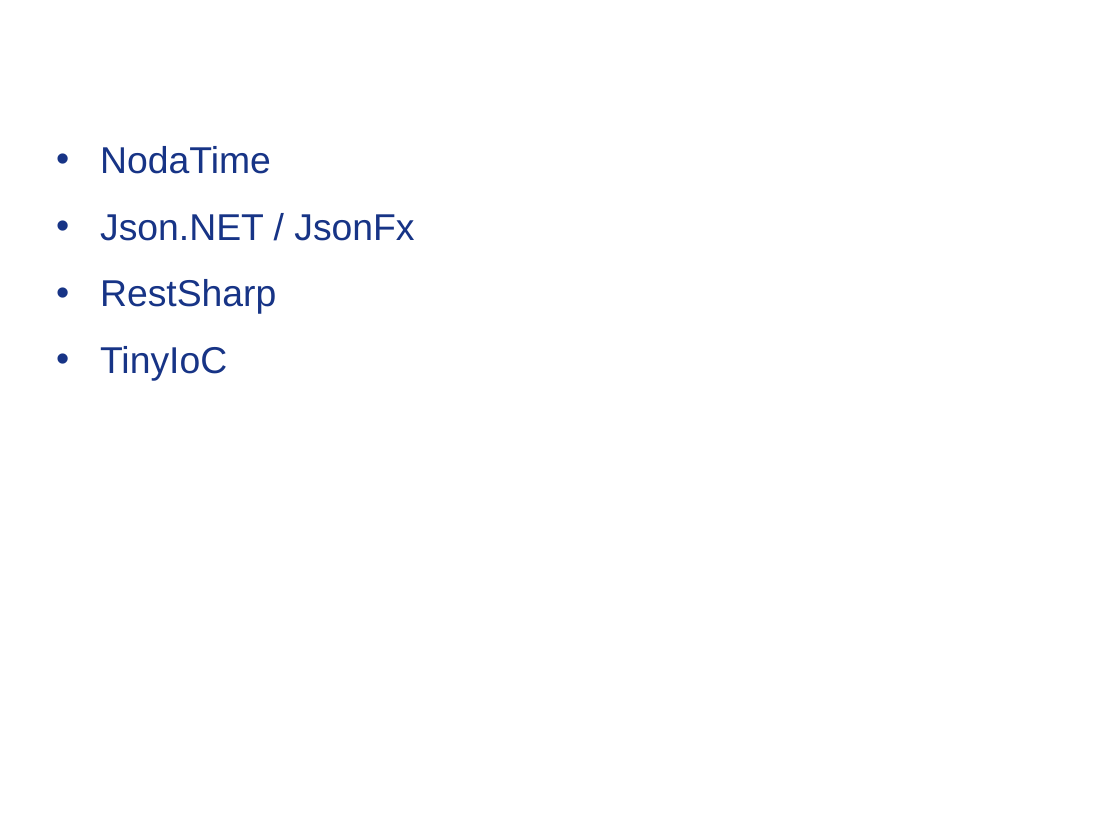
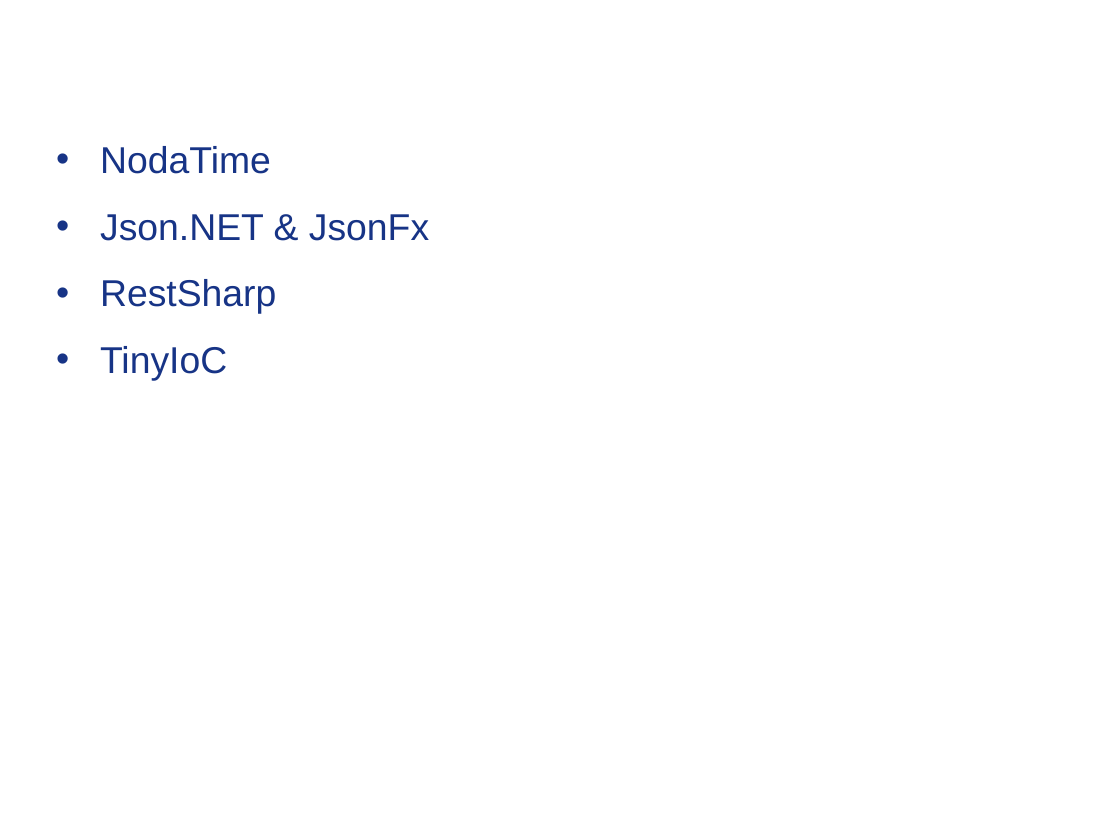
Before and after one commit to Timothep/MarathonWOShoes, a slide deck: slide 6 of BarefootMarathon.odp. Drawn at 1120x840 pixels with LibreOffice and Linux fonts; fonts in the diff are those of the drawing; background and template pictures are left out. Boxes give left, top, right and bottom in pixels: in the first picture for what was removed or moved away, otherwise in the second. Text is boxed around its words. In the diff, an @@ line names an element or a change of style, - is before the commit and + after.

```diff
--- a/BarefootMarathon.odp
+++ b/BarefootMarathon.odp
@@ text at box(100, 214, 429, 241): text changed @@
-• Json.NET / JsonFx
+• Json.NET & JsonFx
```
Also in this commit, not shown: 11 other slides changed.
